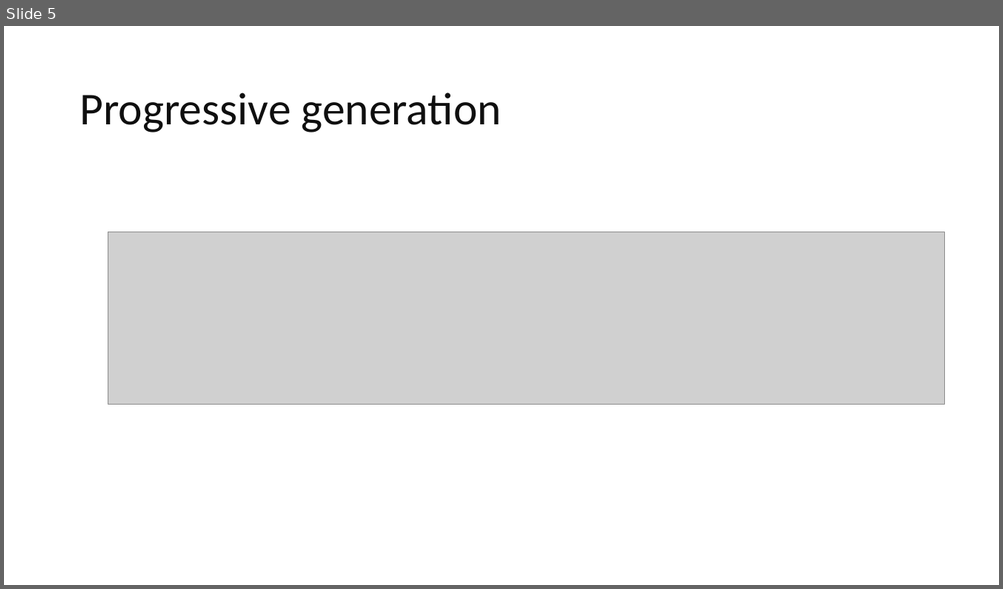
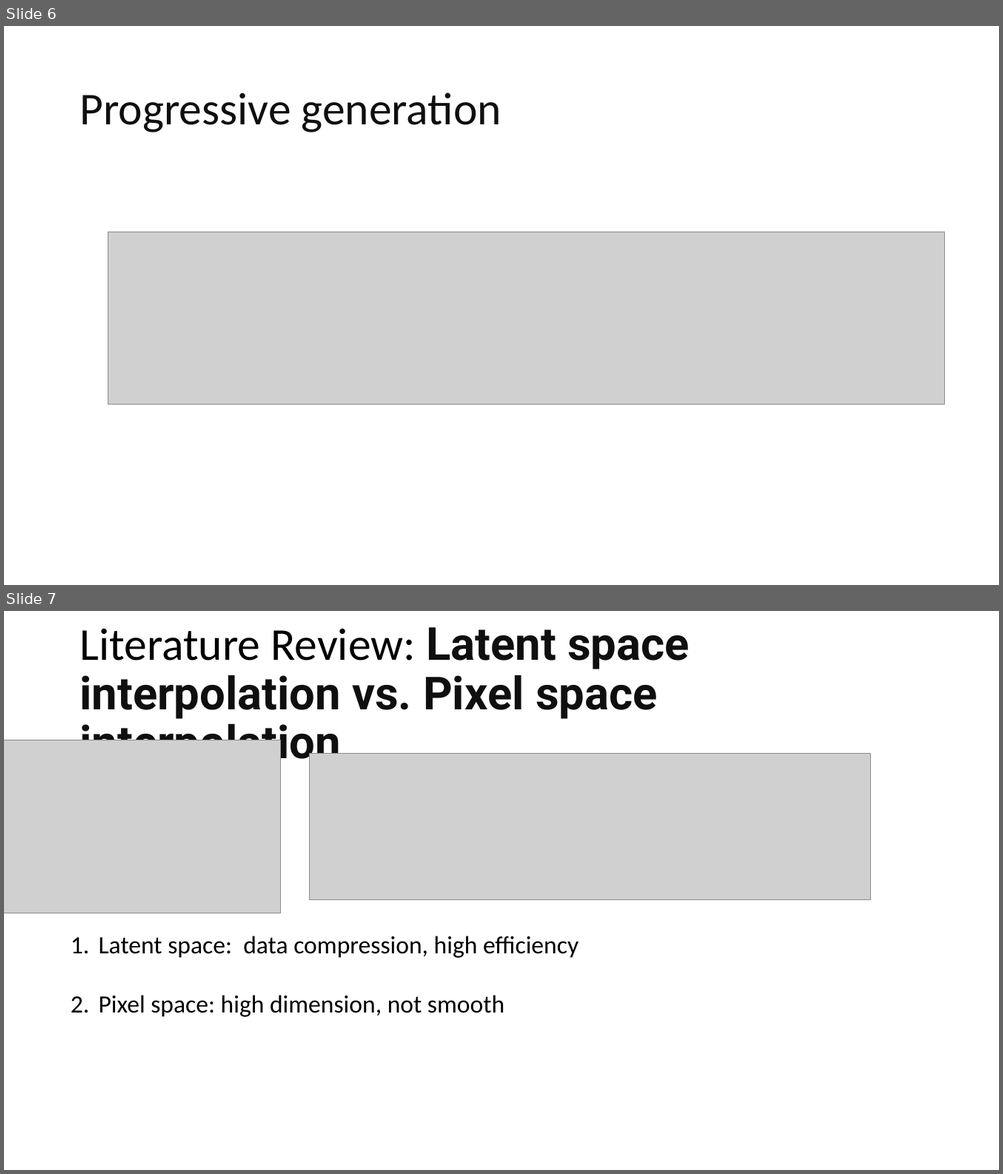
Before and after one commit to jasonfghx/lilicoco, a slide deck: diffusion書報/DDPM.pptx. Shown one above the other, each under a label of ours: slide 5 before the commit, slides 6 and 7 after it. The pictures are 1003x589 and 1003x1174 pixels, drawn with LibreOffice and Linux fonts; fonts in the diff are those of the drawing; grey boxes stand for pictures. Boxes give left, top, right and bottom in pixels: in the first picture for what was removed or moved away, otherwise in the second. Text is boxed around its words. In the diff, an @@ line names an element or a change of style, - is before the commit and + after.

```diff
--- a/diffusion書報/DDPM.pptx
+++ b/diffusion書報/DDPM.pptx
@@ slide 7 added at [4,611,999,1170], background #FFFFFF @@
@@ title added at [79,627,689,769], 44 pt, text #0F0F0F, bold @@
+Literature Review: Latent space interpolation vs. Pixel space interpolation
@@ picture added at [4,740,281,913] @@
@@ picture added at [310,754,871,900] @@
@@ text added at [99,936,578,1017], 24 pt, text #000000 @@
+1. Latent space: data compression, high efficiency
+2. Pixel space: high dimension, not smooth
@@ what was slide 5 is now slide 6 @@
```
Also in this commit, not shown: 6 slides changed, 2 other slides added.
